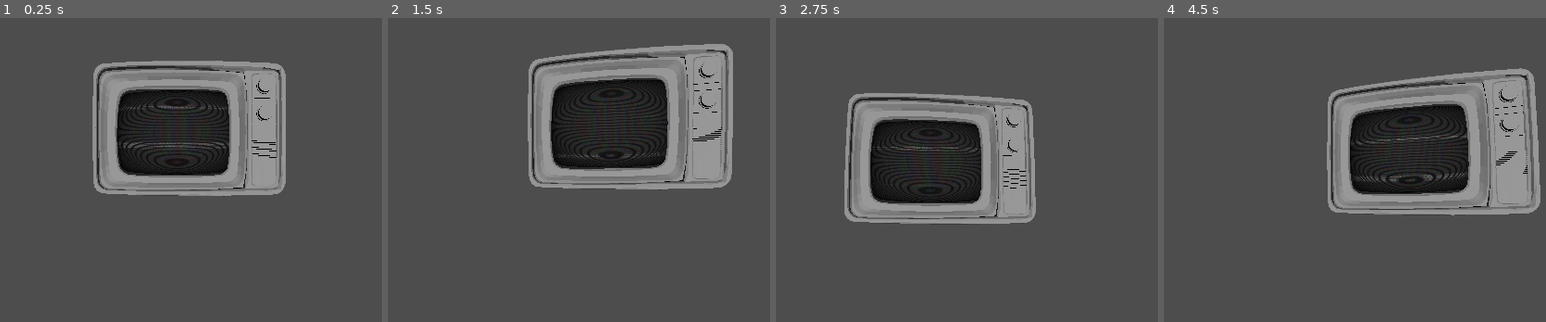
Above: before the commit, frames 1-4 (left to right).
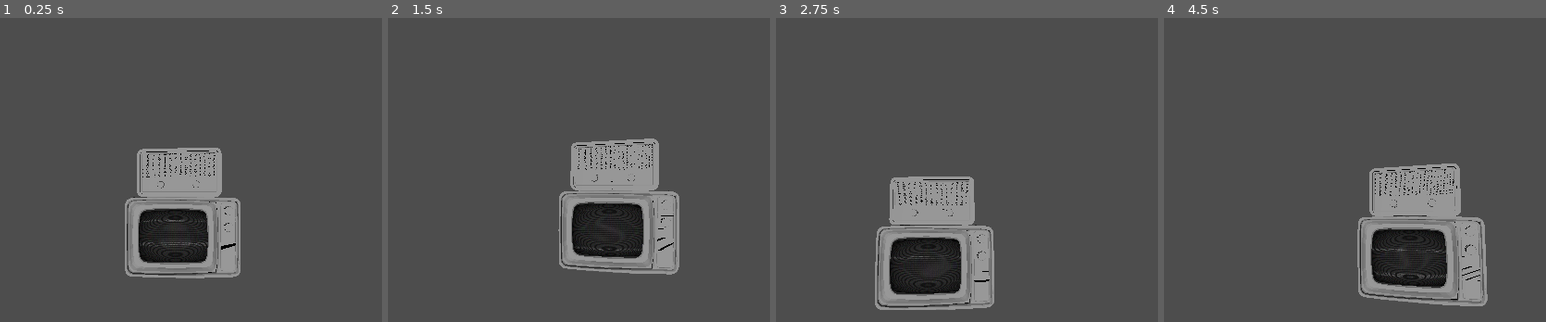
Above: after the commit, the same moments.

Repository: YAGOTAGO/UnderPressure
Game: Godot game, scene res://scenes/main.tscn
Two runs of this game, one before a commit and one after it. Both use one fixed random seed, a clock stepped at 60 frames per second and the inputs below. This scene is started directly instead of the project's main scene.
Inputs (mouse positions are in pixels of both pictures, inside the frame that each line leads up to):
- Up to frame 1 (0.25 s): no input
- Up to frame 2 (1.5 s): move the mouse to (724, 173) at 0.52 s; click (724, 173) at 0.6 s; move the mouse to (414, 215) at 1.27 s; click (414, 215) at 1.35 s
- Up to frame 3 (2.75 s): tap Enter at 2 s; move the mouse to (1024, 103) at 2.02 s; click (1024, 103) at 2.1 s
- Up to frame 4 (4.5 s): move the mouse to (1301, 279) at 2.77 s; click (1301, 279) at 2.85 s; move the mouse to (outside the picture) at 3.52 s; click (outside the picture) at 3.6 s; move the mouse to (outside the picture) at 4.27 s; click (outside the picture) at 4.35 s

The runs differ from the first frame. In frame 1, 28% of the frame differs, in the area x 24-75%, y 14-86%; in frame 2, 31%; in frame 3, 27%; in frame 4, 32%, in the area x 42-99%, y 16-95%.

Commit message:
Objectss

Diff:
--- a/scenes/main.tscn
+++ b/scenes/main.tscn
@@ -1,15 +1,20 @@
-[gd_scene load_steps=3 format=3 uid="uid://dlypsuxn3noka"]
+[gd_scene load_steps=4 format=3 uid="uid://dlypsuxn3noka"]
 
 [ext_resource type="Script" path="res://scripts/3D Scripts/camera_3d.gd" id="1_473u7"]
 [ext_resource type="PackedScene" uid="uid://mng8q3q44jxx" path="res://scenes/3D Components/TV3D.tscn" id="2_pv8vt"]
+[ext_resource type="ArrayMesh" uid="uid://bo838mjm4o54m" path="res://objects/radio.obj" id="3_3caqr"]
 
 [node name="Main" type="Node3D"]
 
 [node name="Camera3D" type="Camera3D" parent="."]
-transform = Transform3D(1, 0, 0, 0, 1, 0, 0, 0, 1, 0.416314, 0.812405, 4.42434)
+transform = Transform3D(1, 0, 0, 0, 1, 0, 0, 0, 1, 0.416314, 3.02596, 7.32708)
 script = ExtResource("1_473u7")
 
 [node name="DirectionalLight3D" type="DirectionalLight3D" parent="."]
 
 [node name="Tv3d" parent="." instance=ExtResource("2_pv8vt")]
 transform = Transform3D(1, 0, 0, 0, 1, 0, 0, 0, 1, 0, 0, -2.77434)
+
+[node name="Radio" type="MeshInstance3D" parent="."]
+transform = Transform3D(1, 0, 0, 0, 1, 0, 0, 0, 1, -4.06275, 0.995912, -3.42552)
+mesh = ExtResource("3_3caqr")
Not shown, added: objects/table.obj
Not shown, added: objects/table.obj.import
Not shown, added: objects/wall_ring.obj
Not shown, added: objects/wall_ring.obj.import
